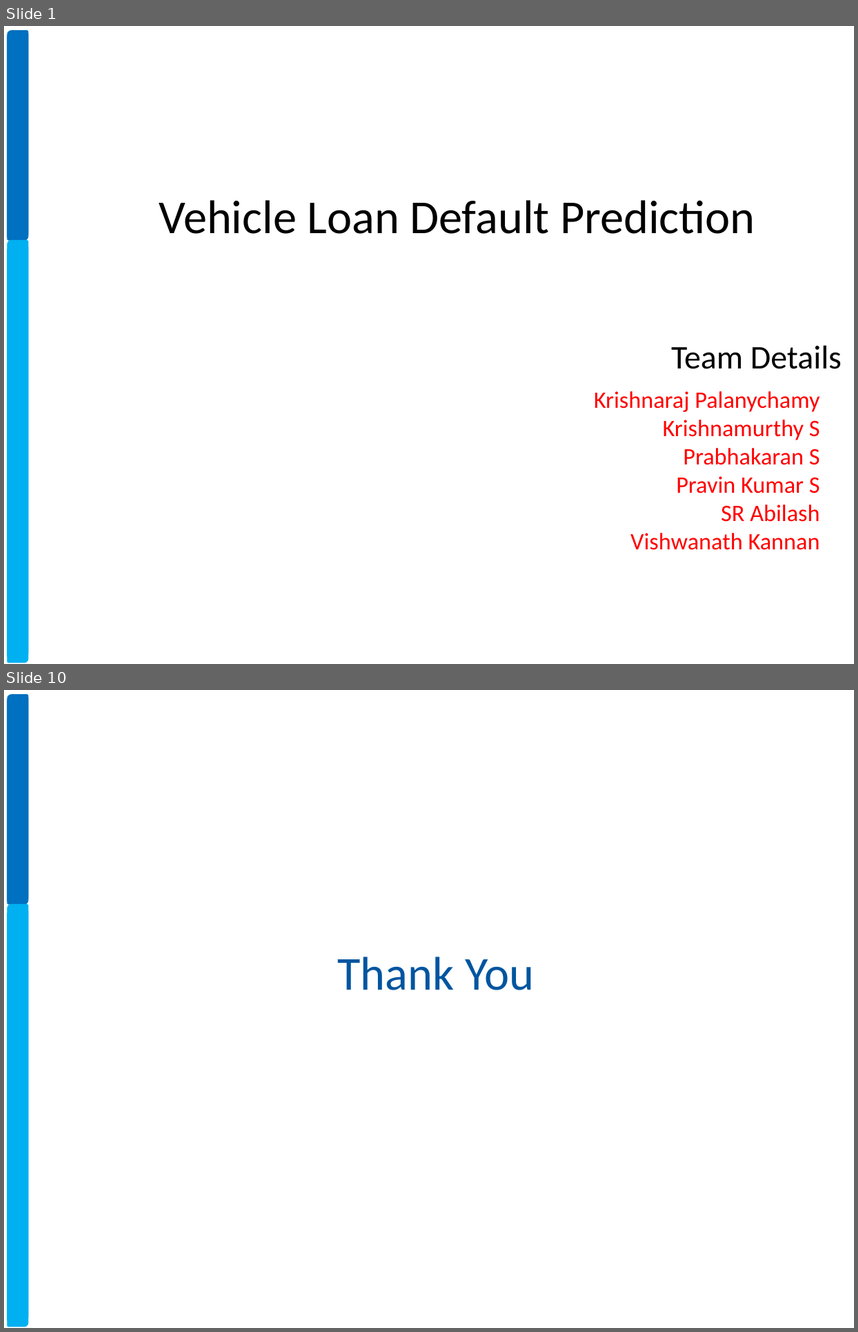
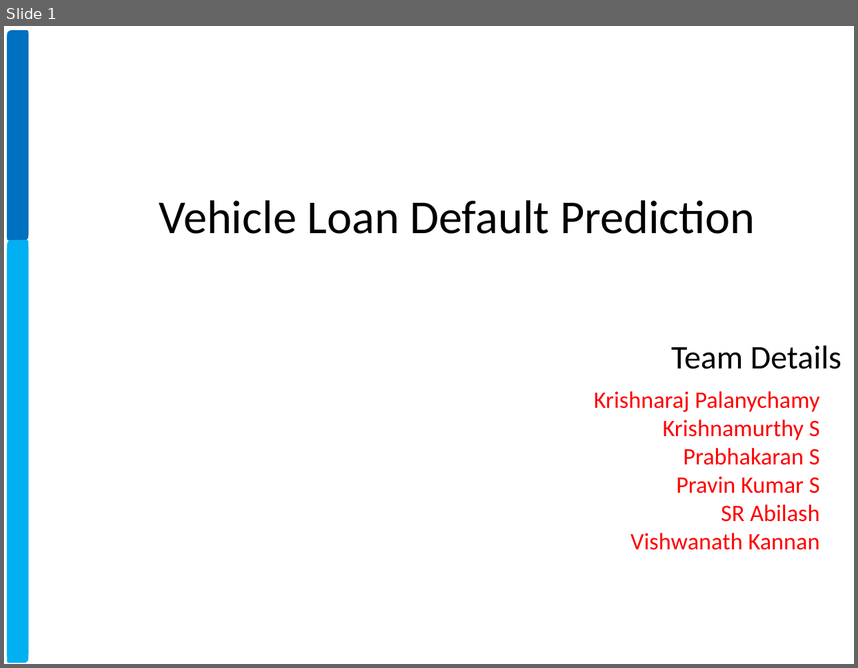
Before and after one commit to xavierigneous/Vehicle-Loan-Default-Prediction, a slide deck: Vehicle Loan Default Prediction.pptx. Shown one above the other, each under a label of ours: slides 1 and 10 before the commit, slide 1 after it; the slides between them are not shown. The pictures are 858x1332 and 858x668 pixels, drawn with LibreOffice and Linux fonts; fonts in the diff are those of the drawing; background and template pictures are left out. Boxes give left, top, right and bottom in pixels: in the first picture for what was removed or moved away, otherwise in the second. Text is boxed around its words. In the diff, an @@ line names an element or a change of style, - is before the commit and + after.

```diff
--- a/Vehicle Loan Default Prediction.pptx
+++ b/Vehicle Loan Default Prediction.pptx
@@ slide 10 removed at (4,690,854,1328), background #FFFFFF; not listed: 2 template elements that a slide beside it also shows @@
@@ round diag rect removed at (8,695,27,901) @@
@@ round diag rect removed at (8,905,27,1320) @@
@@ text removed at (338,956,534,990) @@
-  Thank You
```
Also in this commit, not shown: 6 slides changed, 1 slide added, 1 other slide removed, 4 other files.
